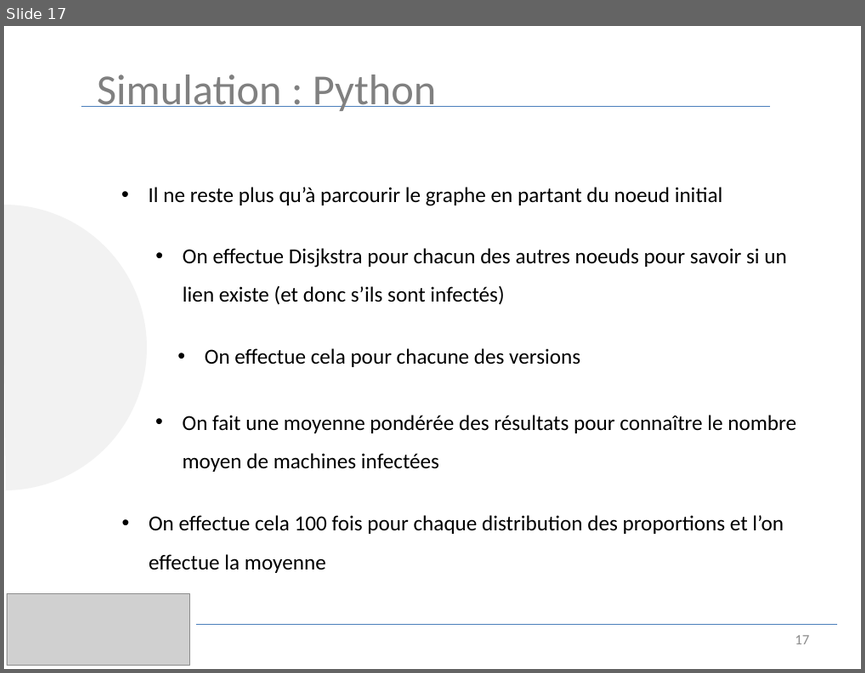
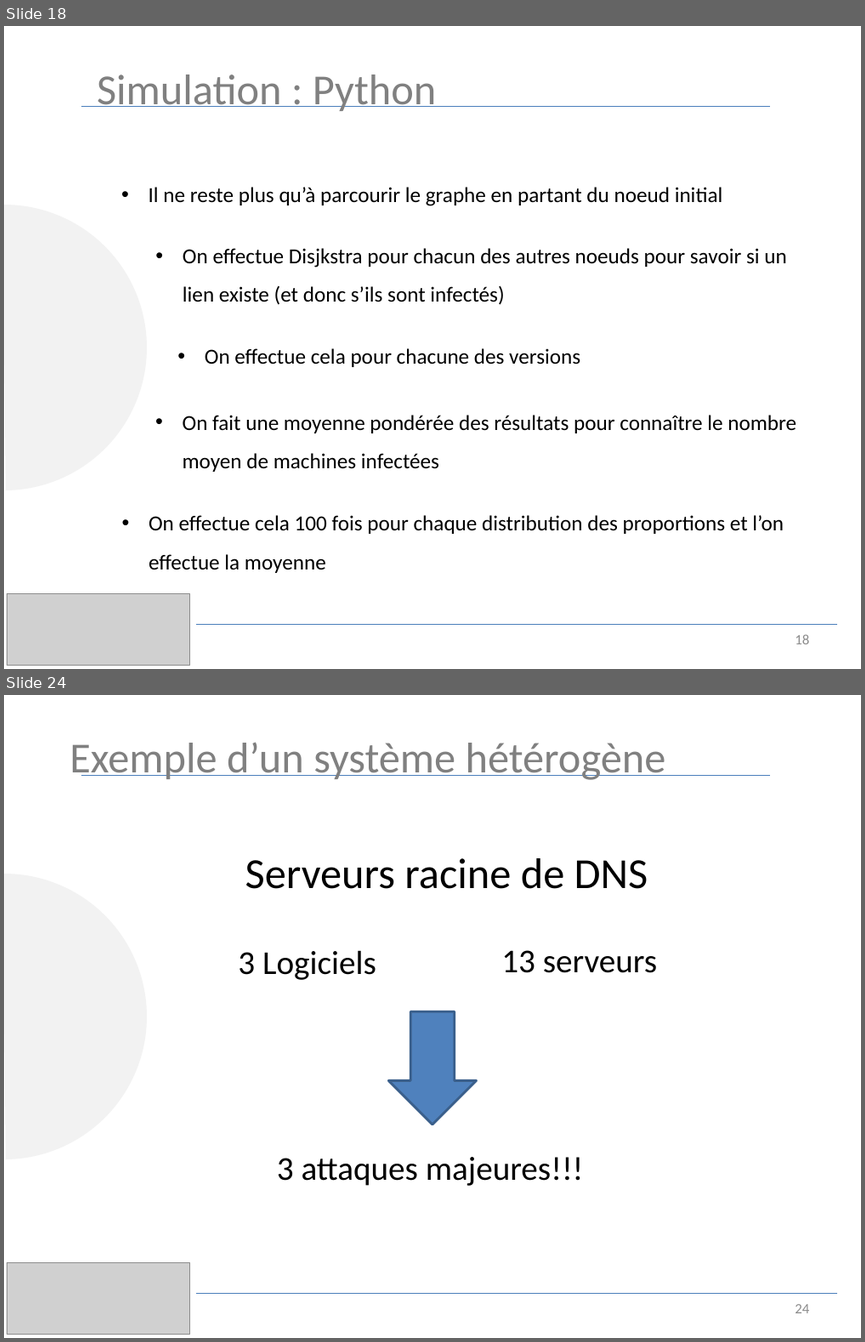
Before and after one commit to luinaudt/inf6422, a slide deck: lab3/presentation.pptx. Shown one above the other, each under a label of ours: slide 17 before the commit, slides 18 and 24 after it; the slides between them are not shown. The pictures are 865x673 and 865x1342 pixels, drawn with LibreOffice and Linux fonts; fonts in the diff are those of the drawing; grey boxes stand for pictures. Boxes give left, top, right and bottom in pixels: in the first picture for what was removed or moved away, otherwise in the second. Text is boxed around its words. In the diff, an @@ line names an element or a change of style, - is before the commit and + after.

```diff
--- a/lab3/presentation.pptx
+++ b/lab3/presentation.pptx
@@ slide 24 added at (4,695,861,1338), background #FFFFFF @@
@@ text added at (69,742,666,780), 36 pt, text #808080 @@
+Exemple d’un système hétérogène
@@ line added from (82, 776) to (770, 776), #4B7EBC 0.75 pt @@
@@ text added at (245,858,648,889), 36 pt, text #000000 @@
+Serveurs racine de DNS
@@ arc (boxed as its full ellipse) added at (4,873,146,1158), fill #F2F2F2 @@
@@ text added at (238,950,376,980), 28 pt, text #000000 @@
+3 Logiciels
@@ text added at (501,950,657,973), 28 pt, text #000000 @@
+13 serveurs
@@ down arrow added at (389,1011,476,1124), fill #4F81BD, outline #3A5F8C 2 pt @@
@@ text added at (277,1157,584,1185), 28 pt, text #000000 @@
+3 attaques majeures!!!
@@ picture added at (7,1262,190,1333) @@
@@ line added from (196, 1293) to (837, 1293), #4B7EBC 0.75 pt @@
@@ page number added at (794,1304,809,1313), 12 pt, text #8C8C8C @@
+24
@@ what was slide 17 is now slide 18 @@
@@ page number at (794,634,809,644): text changed @@
-17
+18
```
Also in this commit, not shown: 16 slides changed, 5 other slides added, 4 slides removed.
